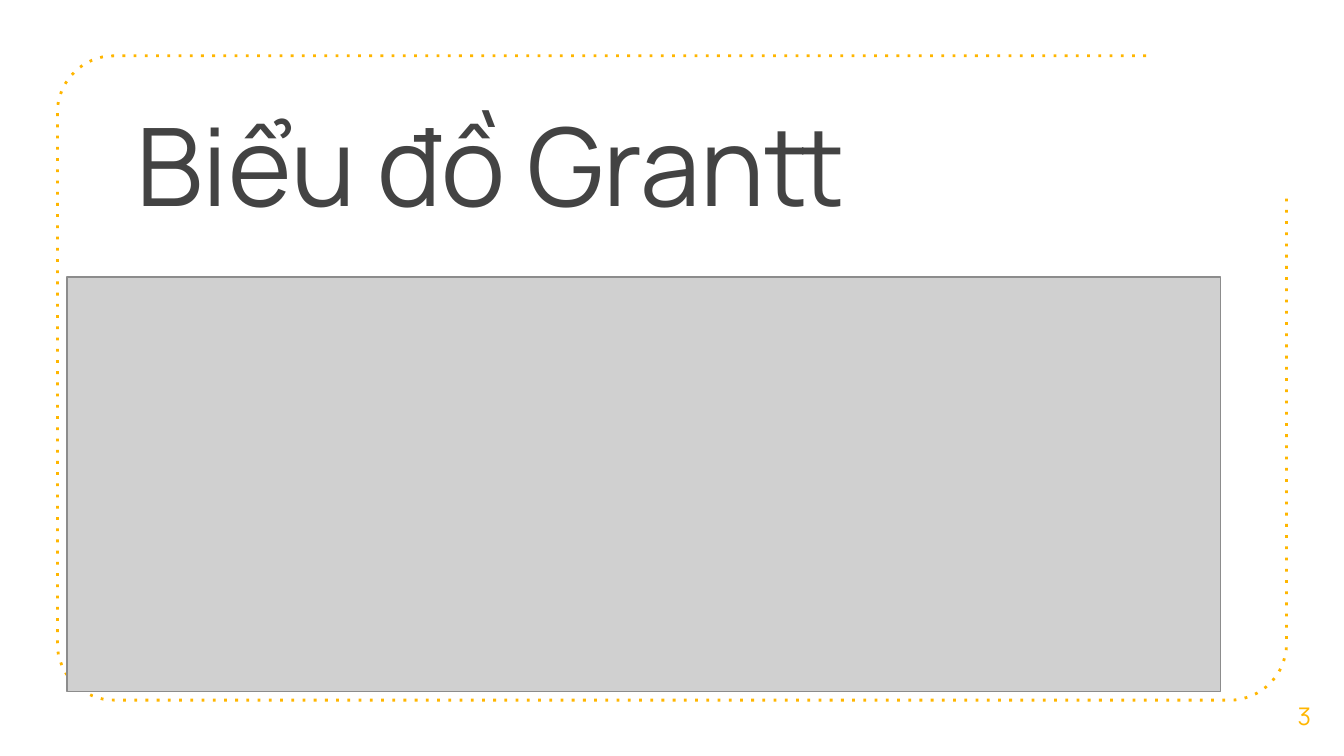
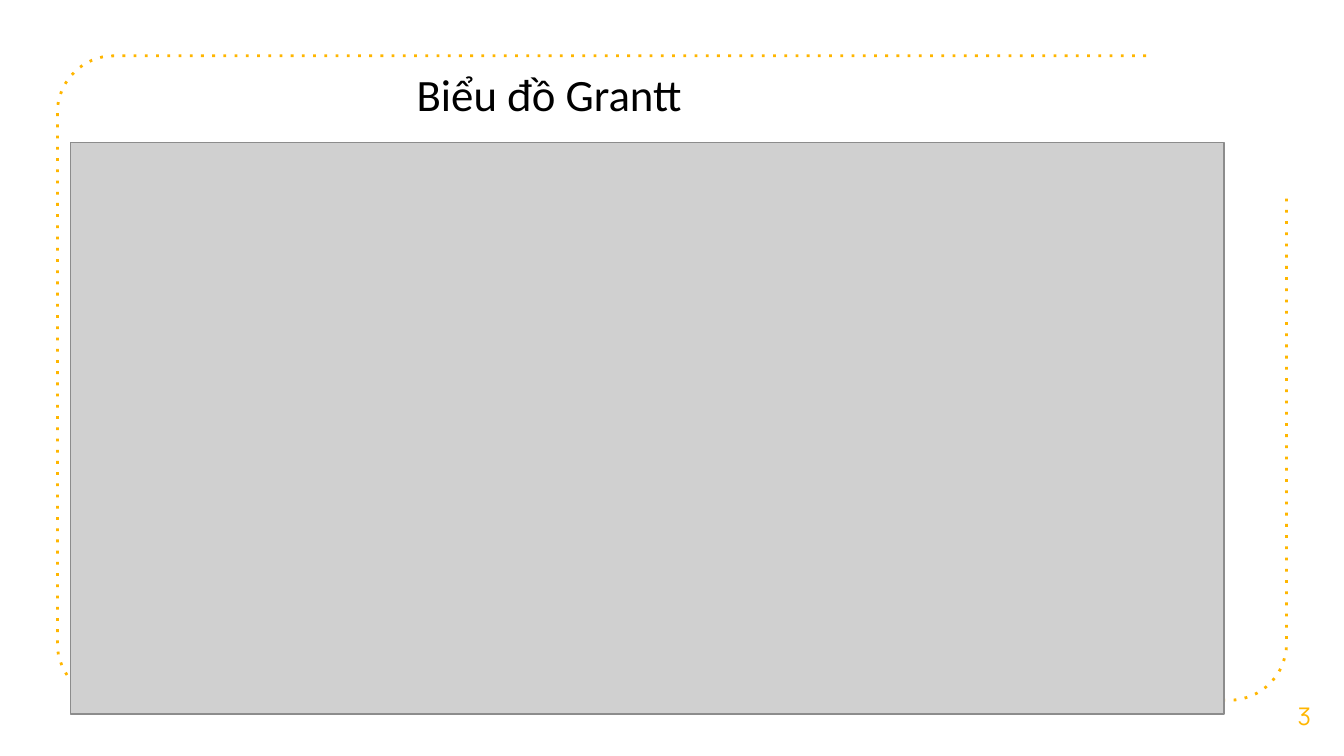
Before and after one commit to datduong97/Congnghephanmem, a slide deck: slide 3 of bccnpm2_1.pptx. Drawn at 1344x756 pixels with LibreOffice and Linux fonts; fonts in the diff are those of the drawing; grey boxes stand for pictures; background and template pictures are left out. Boxes give left, top, right and bottom in pixels: in the first picture for what was removed or moved away, otherwise in the second. Text is boxed around its words. In the diff, an @@ line names an element or a change of style, - is before the commit and + after.

```diff
--- a/bccnpm2_1.pptx
+++ b/bccnpm2_1.pptx
@@ title "Biểu đồ Grantt": place and size @@
-title "Biểu đồ Grantt" at [137,110,845,208]
+title "Biểu đồ Grantt" at [417,76,682,112]
@@ title "Biểu đồ Grantt" at [417,76,682,112]: size 58 to 24 pt, font Manrope to Calibri, text colour #434343 to #000000 @@
@@ picture: place and size @@
-picture at [67,277,1220,691]
+picture at [71,142,1224,714]
```
Also in this commit, not shown: 1 other slide changed, 6 other files.
